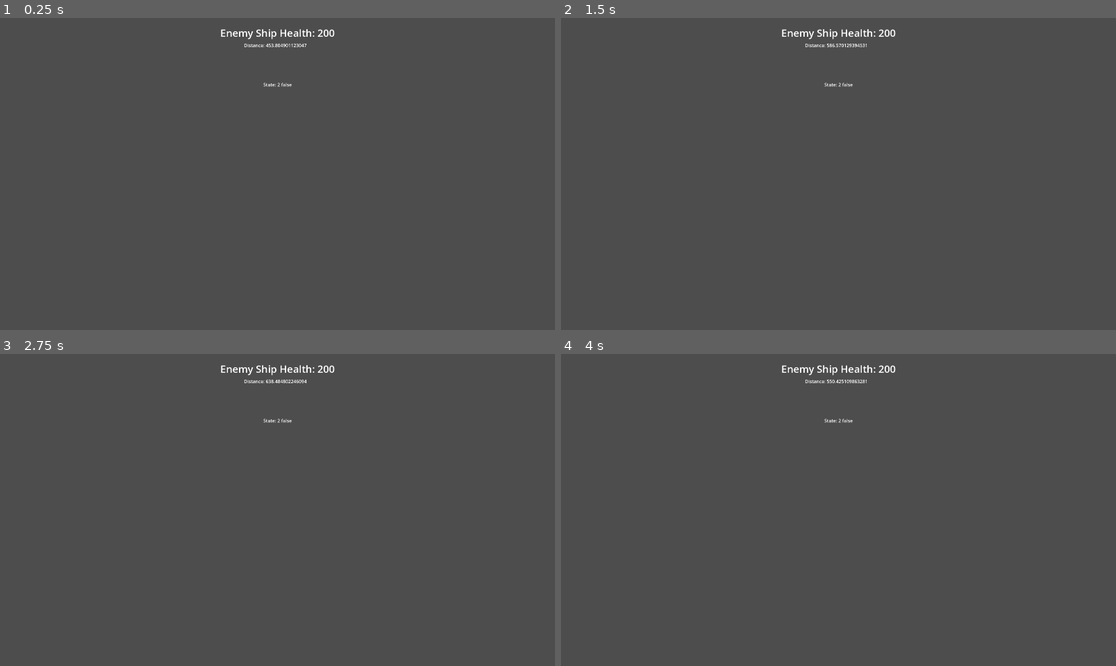
Above: before the commit, frames 1-4 (two rows, left to right).
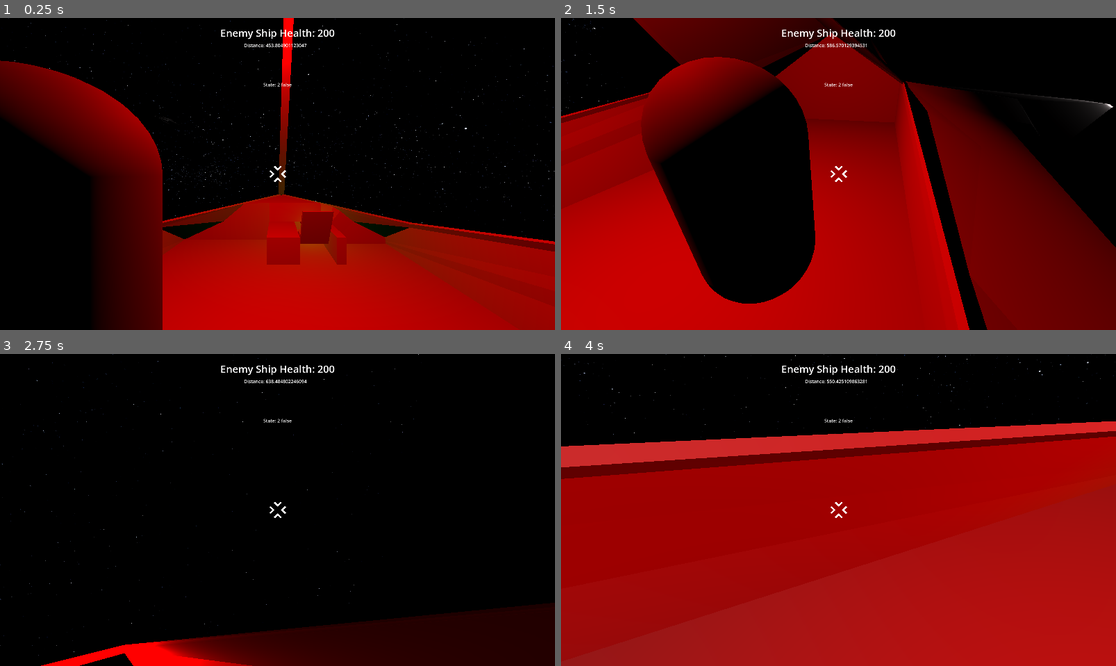
Above: after the commit, the same moments.

Repository: Greenwolf8/UntitledSpaceGame
Game: Godot game, scene res://Map.tscn
The game is run twice, just before and just after one commit, with the same random seed, the same clock (stepped at 60 frames per second) and the same inputs.
Inputs (mouse positions are in pixels of both pictures, inside the frame that each line leads up to):
- Up to frame 1 (0.25 s): no input
- Up to frame 2 (1.5 s): tap Enter at 0.5 s; move the mouse to (960, 158) at 0.52 s; hold D (move_right) 0.53-1.28 s; tap C (camera_lock) at 0.6 s; click (960, 158) at 0.67 s; tap Space (jump) at 0.77 s; move the mouse to (727, 189) at 1.27 s; hold S (move_back) from 1.28 s (still down); tap F (fire) at 1.35 s
- Up to frame 3 (2.75 s): tap Space (jump) at 1.52 s; move the mouse to (333, 441) at 2.02 s; release S (move_back) at 2.03 s; hold D (move_right) from 2.03 s (still down); tap E (interact) at 2.1 s
- Up to frame 4 (4 s): move the mouse to (810, 572) at 2.77 s; release D (move_right) at 2.78 s; hold W (move_forward) 2.78-3.53 s; tap Shift (sprint) at 2.85 s; click (810, 572) at 2.92 s; tap Space (jump) at 3.02, 3.77 s; move the mouse to (1005, 556) at 3.52 s; hold A (move_left) from 3.53 s (still down); tap Alt at 3.6 s

The runs differ from the first frame. In frame 1, 100% of the frame differs, in the area x 0-100%, y 0-100%; in frame 2, 100%; in frame 3, 100%; in frame 4, 100%.

Commit message:
fix: add new player_destroyed state
Bug that made the enemy ai forever shoot a destroyed ship removed. Added a Global script for some variables

Diff:
--- /dev/null
+++ b/Glolbal.gd
@@ -0,0 +1,4 @@
+extends Node
+
+
+@onready var player_ship_destroyed: bool = false
--- a/Ship.gd
+++ b/Ship.gd
@@ -19,6 +19,7 @@
 var health: int = 200
 var Camerafree = false
 var withPlayer = false
+
 
 func _ready() -> void:
 	var viewport_texture = radar_viewport.get_texture()
@@ -57,9 +58,6 @@
 		yaw_input = -mouse_input.x * 0.1
 	else:
 		yaw_input = 0
-
-	#pitch_input = clamp(pitch_input, -1, 1)
-	#yaw_input = clamp(yaw_input, -1, 1)
 
 	apply_central_force(forward_force)
 	apply_torque(transform.basis.z * pitch_input * pitch_torque)
@@ -141,15 +139,19 @@
 		hit()
 		area.queue_free()
 
+func ship_destroyed():
+	self.hide()
+	print("Destroyed!")
+	set_physics_process(false)
+	Global.player_ship_destroyed = true
+
 func hit():
 	health -= randi_range(2, 15)
 	if health < 0:
 		health = 0
 	health_label.text = "Ship Health: " + str(health)
 	if health <= 0:
-		self.hide()
-		print("Destroyed!")
-		set_physics_process(false)
+		ship_destroyed()
 
 	var bullet_sfx = randi_range(1, 4)
 	if bullet_sfx == 1:
--- a/Ship.tscn
+++ b/Ship.tscn
@@ -67,13 +67,6 @@
 resource_local_to_scene = true
 material = SubResource("StandardMaterial3D_6xtlq")
 
-[sub_resource type="BlackboardPlan" id="BlackboardPlan_w02ct"]
-
-[sub_resource type="BehaviorTree" id="BehaviorTree_snmvu"]
-blackboard_plan = SubResource("BlackboardPlan_w02ct")
-
-[sub_resource type="BlackboardPlan" id="BlackboardPlan_rnkl5"]
-
 [node name="Avro Vulcan" type="Node3D"]
 
 [node name="Ship" type="RigidBody3D" parent="." groups=["player_ship"]]
@@ -367,5 +360,13 @@
 stream = ExtResource("16_rnkl5")
 
 [node name="BTPlayer" type="BTPlayer" parent="Ship"]
-behavior_tree = SubResource("BehaviorTree_snmvu")
-blackboard_plan = SubResource("BlackboardPlan_rnkl5")
+_import_path = NodePath("")
+unique_name_in_owner = false
+process_mode = 0
+process_priority = 0
+process_physics_priority = 0
+process_thread_group = 0
+physics_interpolation_mode = 0
+auto_translate_mode = 0
+editor_description = ""
+script = null
--- a/ai_ship.gd
+++ b/ai_ship.gd
@@ -13,7 +13,7 @@
 @onready var fire_timer = %Hardpoint_1/Cannon/Cannon/FireTimer
 @onready var player : RigidBody3D
 
-enum State { PATROL, CHASE, BOOM, ZOOM}
+enum State { PATROL, CHASE, BOOM, ZOOM, PLAYER_DESTROYED}
 var current_state = State.CHASE
 var player_position := Vector3.ZERO
 var ai_health : int = 200
@@ -51,10 +51,18 @@
 				current_state = State.ZOOM
 				zooming = true
 				target_position = global_position + (upwards_direction * 400)
+			elif Global.player_ship_destroyed == true:
+				current_state = State.PLAYER_DESTROYED
 		State.ZOOM:
 			if global_position.distance_to(player_position) > 400:
 				zooming = false
 				current_state = State.BOOM
+			elif Global.player_ship_destroyed == true:
+				current_state = State.PLAYER_DESTROYED
+
+		State.PLAYER_DESTROYED:
+			target_position = global_position + (upwards_direction * 800)
+
 
 	var dir_to_target = (target_position - global_position).normalized()
 	var local_forward = -global_transform.basis.z
--- a/project.godot
+++ b/project.godot
@@ -14,6 +14,10 @@
 run/main_scene="uid://dmoq30qvu54ax"
 config/features=PackedStringArray("4.5", "Forward Plus")
 config/icon="res://icon.svg"
+
+[autoload]
+
+Global="*res://Glolbal.gd"
 
 [display]
 
Not shown, added: Glolbal.gd.uid
Not shown: 1 places in Ship.tscn that only renumber resources
